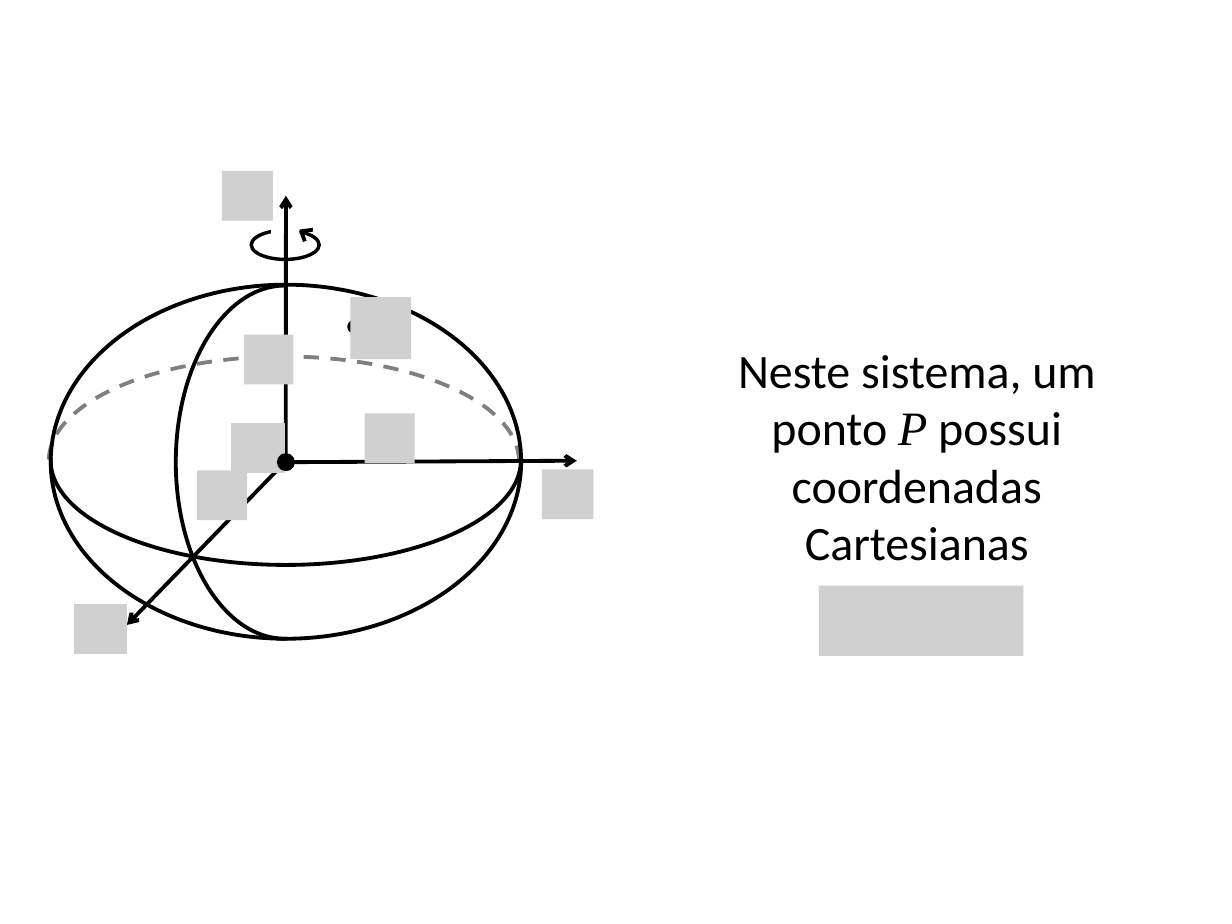
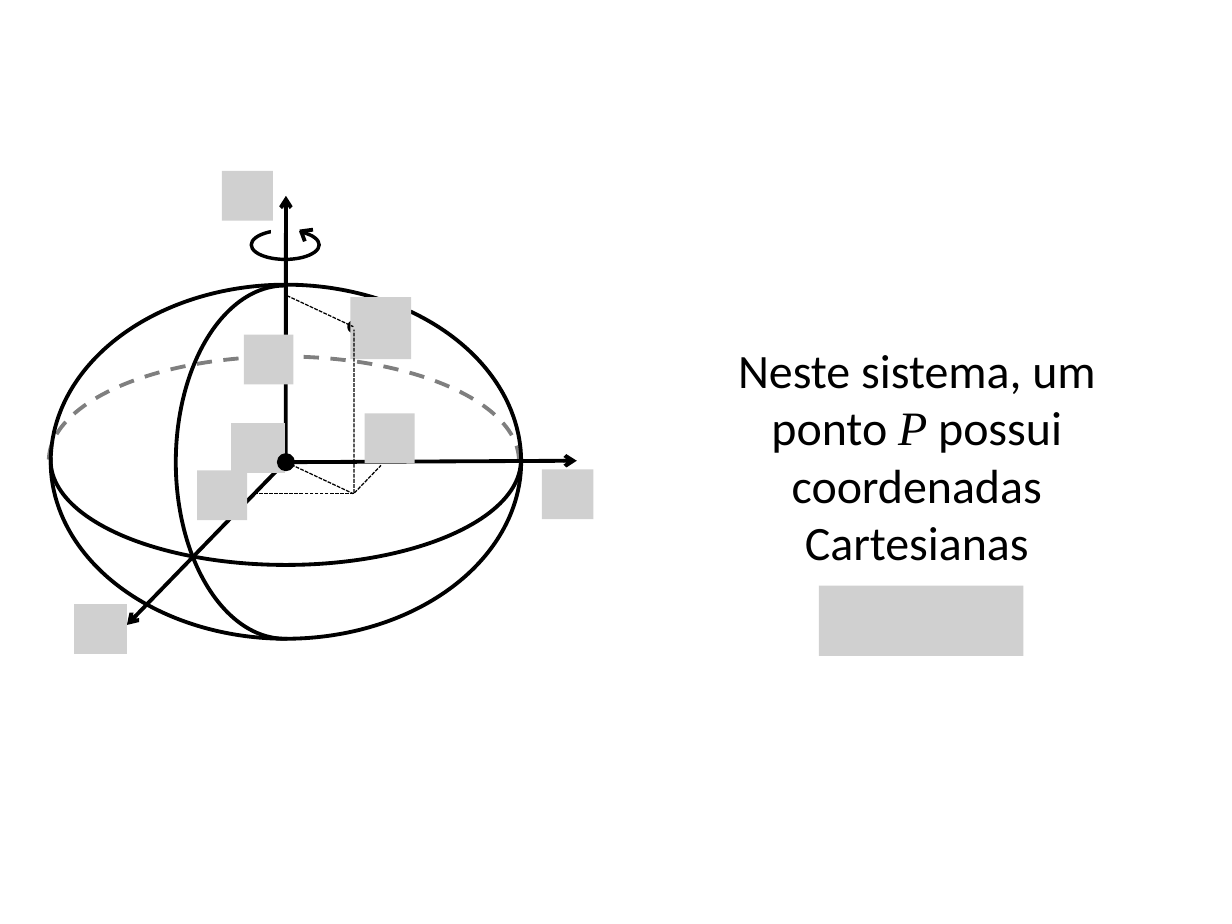
Before and after one commit to pinga-lab/CE-VII-SimBGf-2016, a slide deck: slide 18 of slides/3_sistemas_coordenadas.pptx (slide 10 before the commit). Drawn at 1232x924 pixels with LibreOffice and Linux fonts; fonts in the diff are those of the drawing; grey boxes stand for pictures. Boxes give left, top, right and bottom in pixels: in the first picture for what was removed or moved away, otherwise in the second. Text is boxed around its words. In the diff, an @@ line names an element or a change of style, - is before the commit and + after.

```diff
--- a/slides/3_sistemas_coordenadas.pptx
+++ b/slides/3_sistemas_coordenadas.pptx
@@ line added from (287, 296) to (354, 326), #000000 0.75 pt dashed @@
@@ line added from (354, 493) to (354, 330), #000000 0.75 pt dashed @@
@@ line added from (287, 462) to (354, 494), #000000 0.75 pt dashed @@
@@ line added from (355, 493) to (381, 466), #000000 0.75 pt dashed @@
@@ line added from (354, 494) to (256, 494), #000000 0.75 pt dashed @@
```
Also in this commit, not shown: 7 other slides changed, 15 slides added, 6 slides removed.
